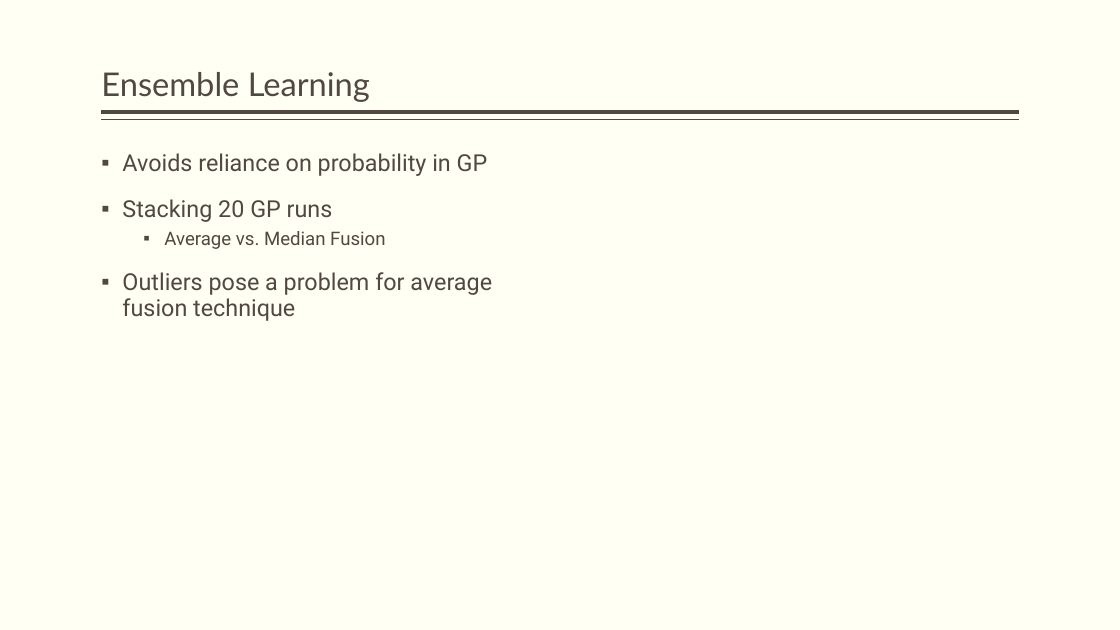
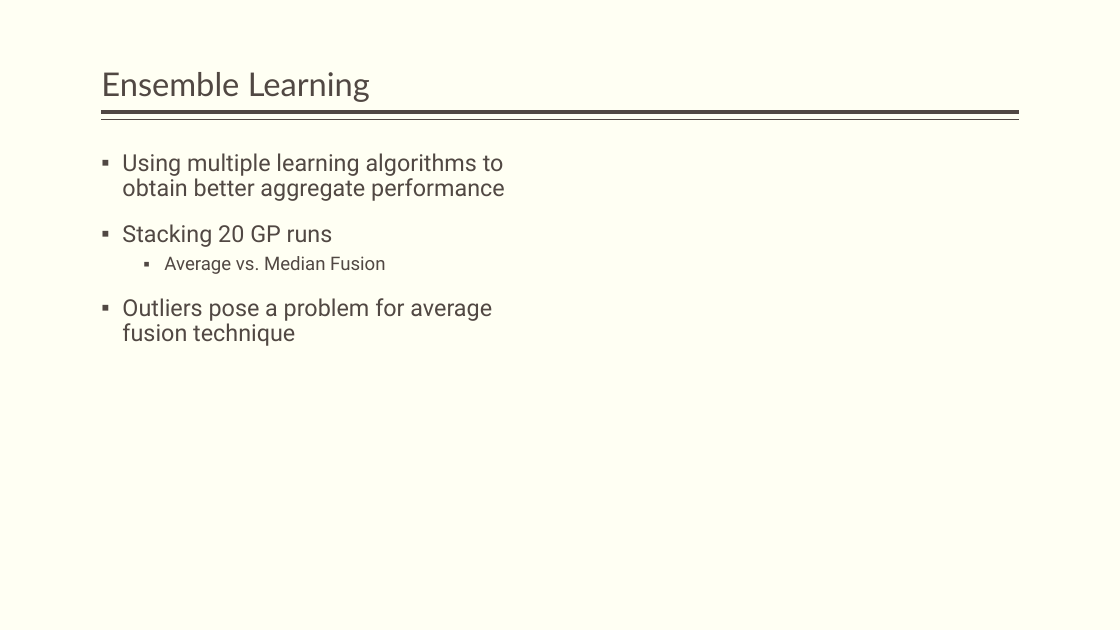
Before and after one commit to JamesEarle/GPP, a slide deck: slide 5 of GPP_Defense.pptx. Drawn at 1120x630 pixels with LibreOffice and Linux fonts; fonts in the diff are those of the drawing. Boxes give left, top, right and bottom in pixels: in the first picture for what was removed or moved away, otherwise in the second. Text is boxed around its words. In the diff, an @@ line names an element or a change of style, - is before the commit and + after.

```diff
--- a/GPP_Defense.pptx
+++ b/GPP_Defense.pptx
@@ text at (x1=122, y1=153, x2=505, y2=201): text changed @@
-▪ Avoids reliance on probability in GP
+▪ Using multiple learning algorithms to obtain better aggregate performance
```
Also in this commit, not shown: 7 other slides changed, 4 slides added.
